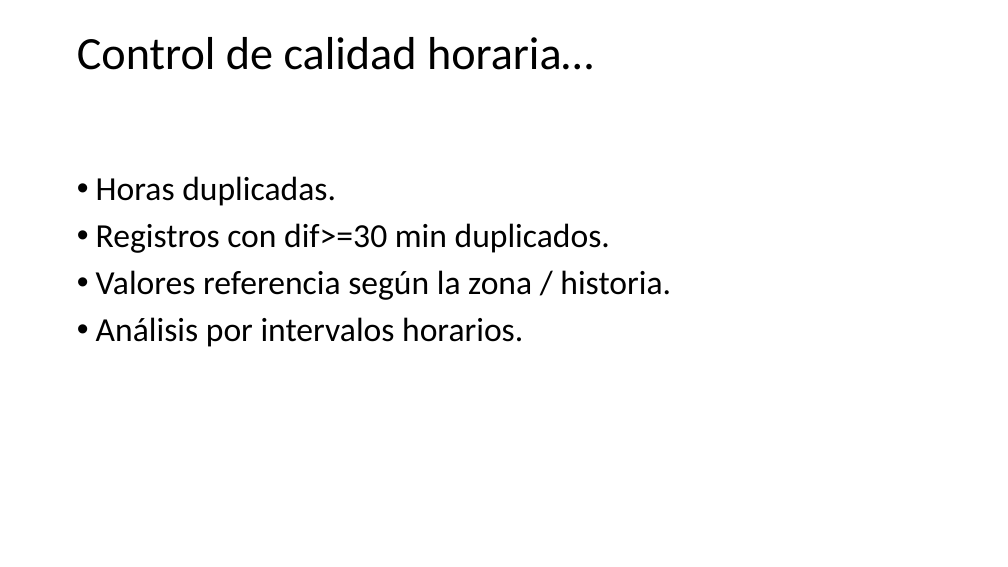
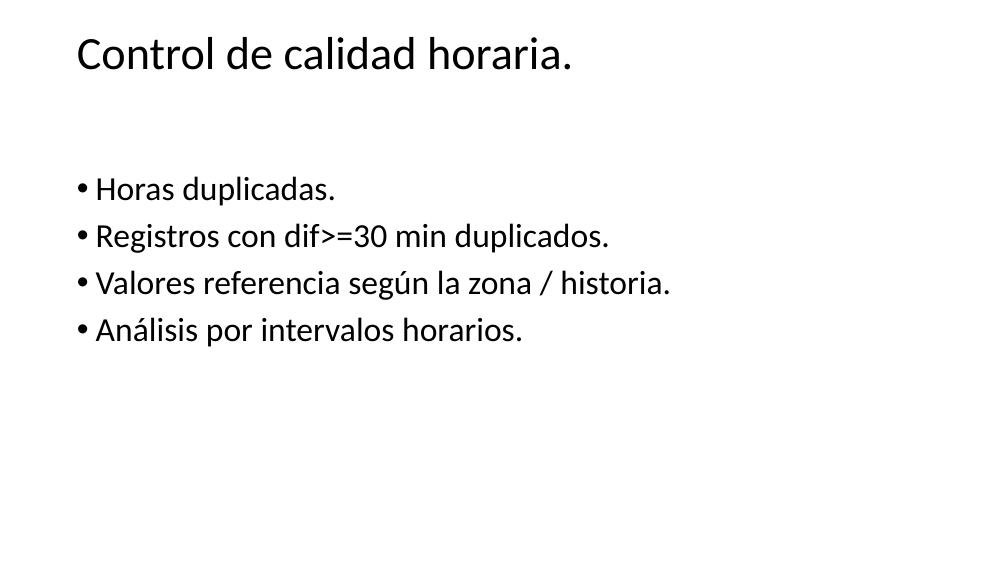
Before and after one commit to victor1130/Scripts_Clima, a slide deck: slide 9 of Tratamiento de datos climáticos.pptx. Drawn at 1008x567 pixels with LibreOffice and Linux fonts; fonts in the diff are those of the drawing. Boxes give left, top, right and bottom in pixels: in the first picture for what was removed or moved away, otherwise in the second. Text is boxed around its words. In the diff, an @@ line names an element or a change of style, - is before the commit and + after.

```diff
--- a/Tratamiento de datos climáticos.pptx
+++ b/Tratamiento de datos climáticos.pptx
@@ title at (77,37,573,70): text changed @@
-Control de calidad horaria…
+Control de calidad horaria.
```
Also in this commit, not shown: 17 other slides changed, 1 slide removed, 2 other files.
